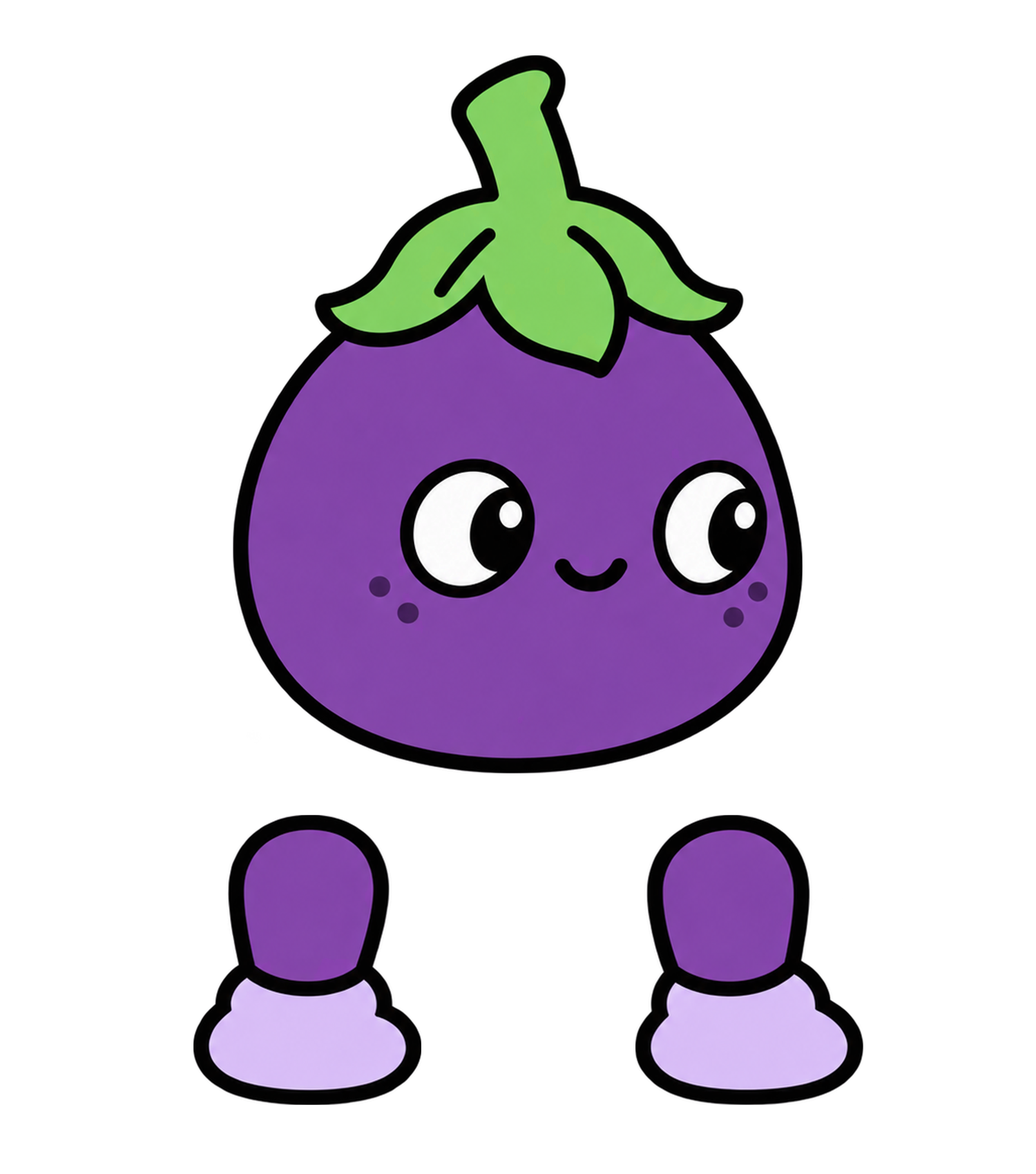
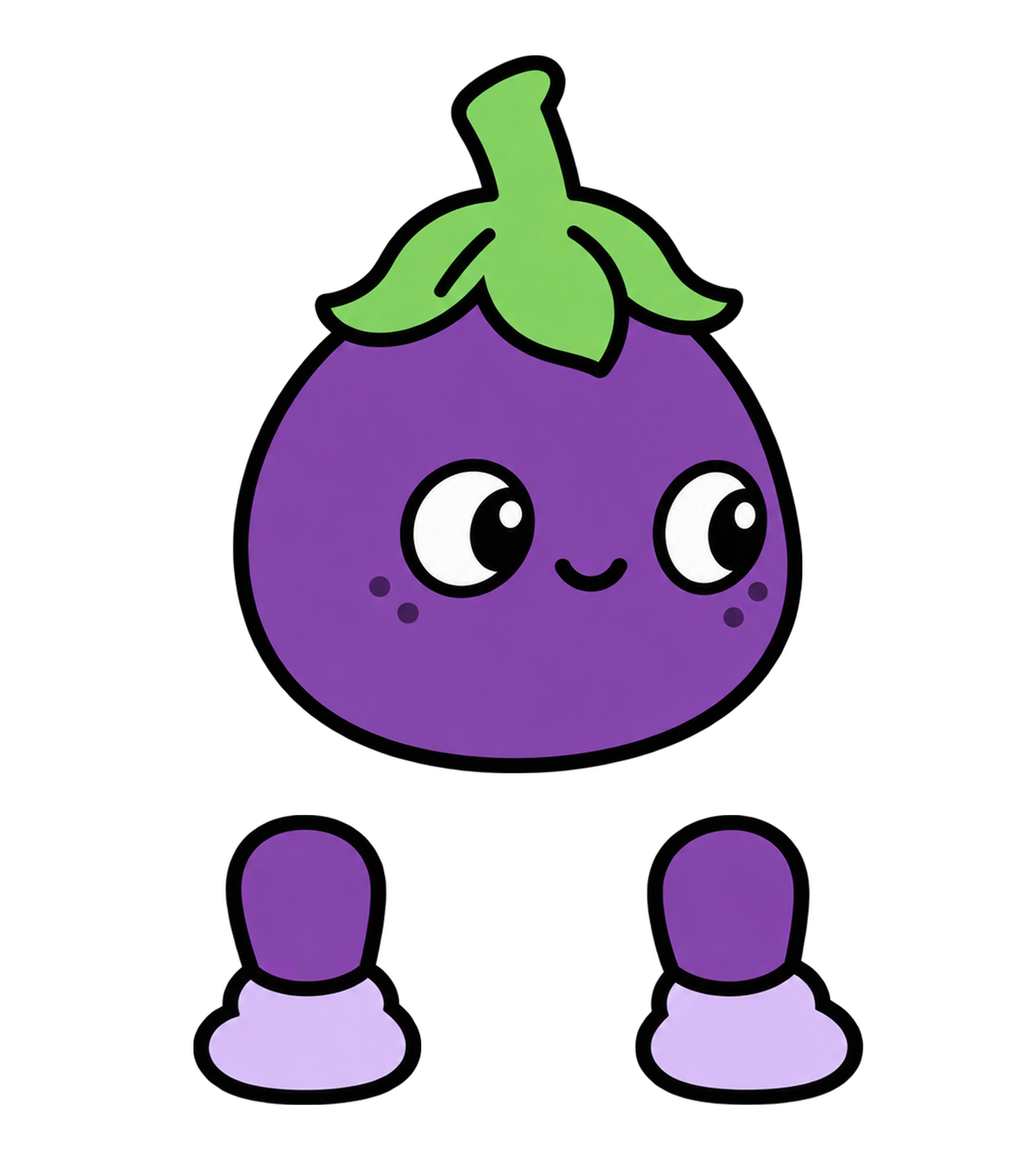
Before/after of a 1036x1174 layered artwork. What changed in the layer stack:
painted on "다리1" over bbox(193, 814, 422, 1105)
